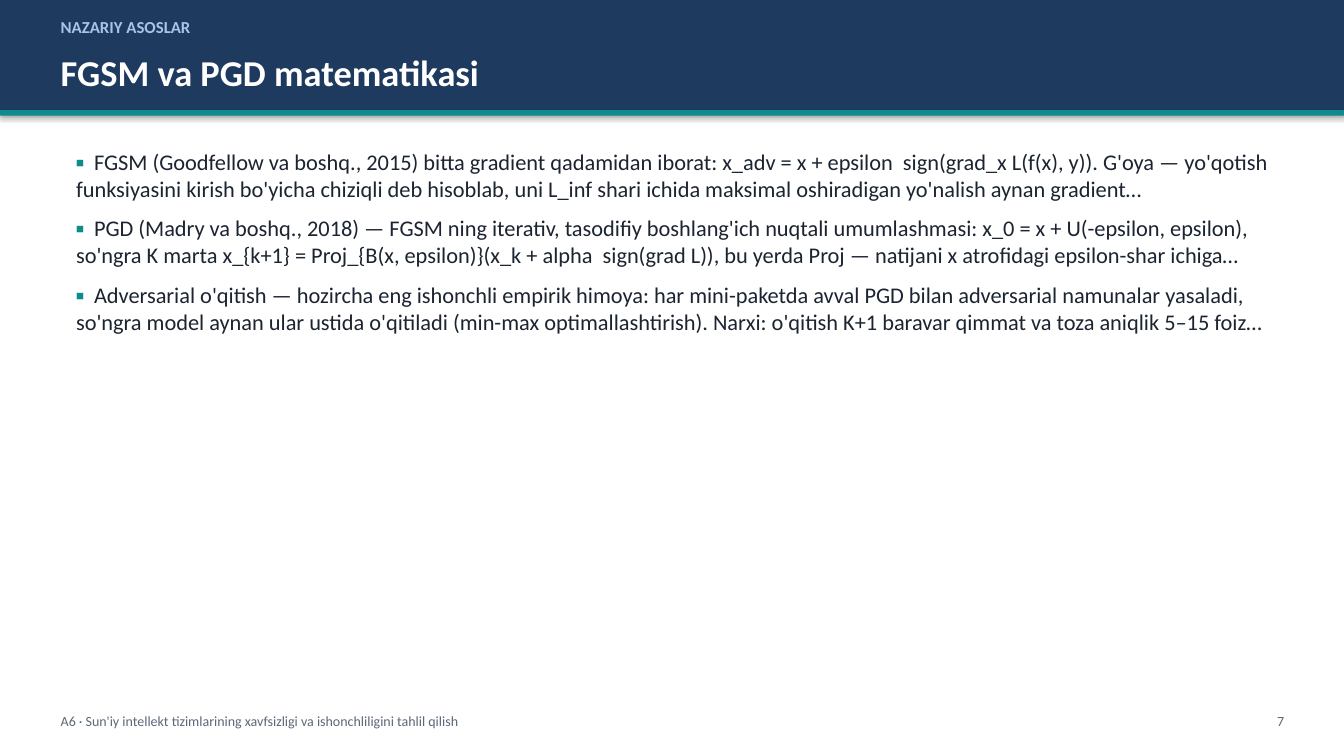
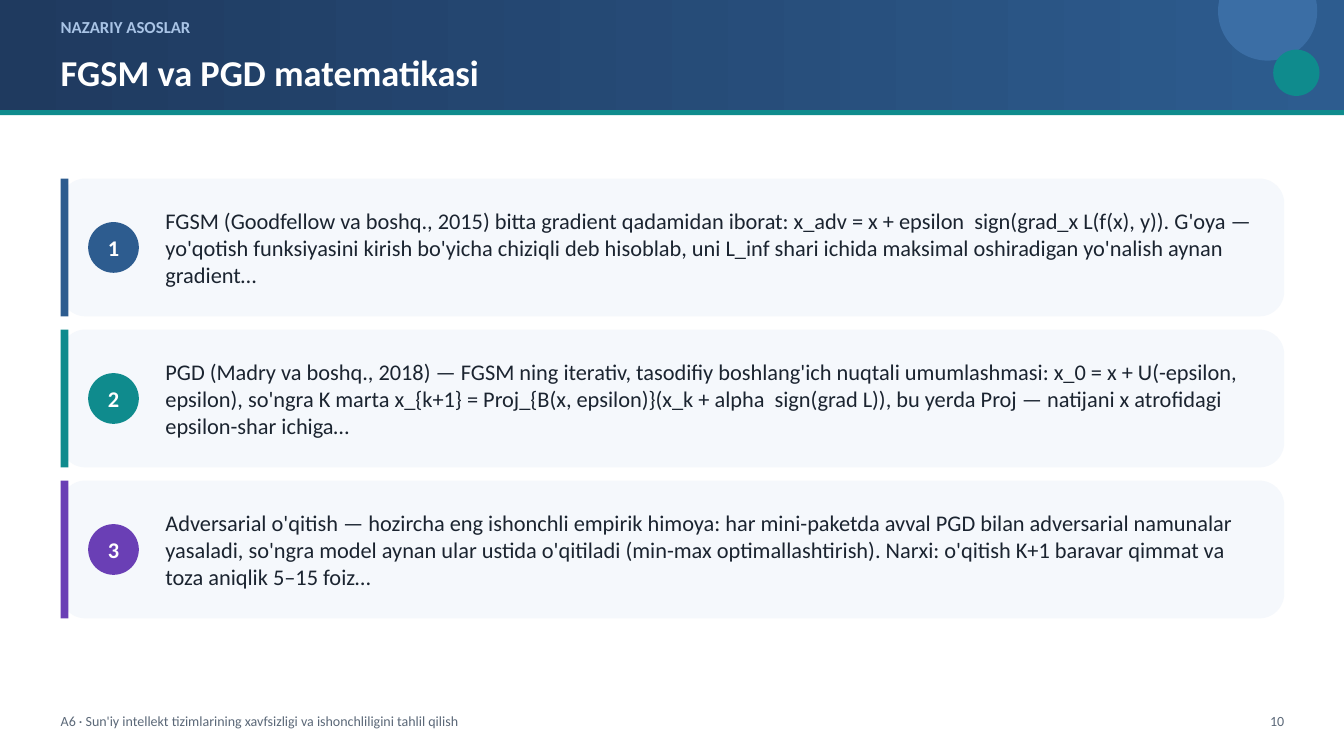
Before and after one commit to sayka7/ktm_labs, a slide deck: slide 10 of slaydlar/A6.pptx (slide 7 before the commit). Drawn at 1344x756 pixels with LibreOffice and Linux fonts; fonts in the diff are those of the drawing. Boxes give left, top, right and bottom in pixels: in the first picture for what was removed or moved away, otherwise in the second. Text is boxed around its words. In the diff, an @@ line names an element or a change of style, - is before the commit and + after.

```diff
--- a/slaydlar/A6.pptx
+++ b/slaydlar/A6.pptx
@@ rectangle at [0,0,1344,110]: fill #1F3A5F to gradient #1F3A5F to #2D5C8F; shadow off @@
@@ ellipse added at [1218,0,1317,60], fill #3B6EA5 @@
@@ ellipse added at [1273,49,1320,96], fill #0F8B8D @@
@@ rectangle at [0,110,1344,115]: shadow off @@
@@ rounded rectangle added at [60,178,1285,317], fill #F5F8FC @@
@@ rectangle added at [60,178,69,317], fill #2D5C8F @@
@@ ellipse added at [88,222,138,272], fill #2D5C8F, 16 pt, text #FFFFFF, bold @@
+1
@@ text added at [165,213,1225,287], 16 pt, text #1B2430 @@
+FGSM (Goodfellow va boshq., 2015) bitta gradient qadamidan iborat: x_adv = x + epsilon sign(grad_x L(f(x), y)). G'oya — yo'qotish funksiyasini kirish bo'yicha chiziqli deb hisoblab, uni L_inf shari ichida maksimal oshiradigan yo'nalish aynan gradient…
@@ rounded rectangle added at [60,330,1285,468], fill #F5F8FC @@
@@ rectangle added at [60,330,69,468], fill #0F8B8D @@
@@ text "PGD (Madry va boshq., 2018) ..." at [165,364,1237,438]: vertical alignment top to middle @@
@@ ellipse added at [88,373,138,423], fill #0F8B8D, 16 pt, text #FFFFFF, bold @@
+2
@@ text at [165,364,1237,438]: text changed @@
-▪ FGSM (Goodfellow va boshq., 2015) bitta gradient qadamidan iborat: x_adv = x + epsilon sign(grad_x L(f(x), y)). G'oya — yo'qotish funksiyasini kirish bo'yicha chiziqli deb hisoblab, uni L_inf shari ichida maksimal oshiradigan yo'nalish aynan gradient…
-▪ PGD (Madry va boshq., 2018) — FGSM ning iterativ, tasodifiy boshlang'ich nuqtali umumlashmasi: x_0 = x + U(-epsilon, epsilon), so'ngra K marta x_{k+1} = Proj_{B(x, epsilon)}(x_k + alpha sign(grad L)), bu yerda Proj — natijani x atrofidagi epsilon-shar ichiga…
-▪ Adversarial o'qitish — hozircha eng ishonchli empirik himoya: har mini-paketda avval PGD bilan adversarial namunalar yasaladi, so'ngra model aynan ular ustida o'qitiladi (min-max optimallashtirish). Narxi: o'qitish K+1 baravar qimmat va toza aniqlik 5–15 foiz…
+PGD (Madry va boshq., 2018) — FGSM ning iterativ, tasodifiy boshlang'ich nuqtali umumlashmasi: x_0 = x + U(-epsilon, epsilon), so'ngra K marta x_{k+1} = Proj_{B(x, epsilon)}(x_k + alpha sign(grad L)), bu yerda Proj — natijani x atrofidagi epsilon-shar ichiga…
@@ rounded rectangle added at [60,481,1285,619], fill #F5F8FC @@
@@ rectangle added at [60,481,69,619], fill #6A3FB5 @@
@@ ellipse added at [88,524,138,575], fill #6A3FB5, 16 pt, text #FFFFFF, bold @@
+3
@@ text added at [165,515,1232,589], 16 pt, text #1B2430 @@
+Adversarial o'qitish — hozircha eng ishonchli empirik himoya: har mini-paketda avval PGD bilan adversarial namunalar yasaladi, so'ngra model aynan ular ustida o'qitiladi (min-max optimallashtirish). Narxi: o'qitish K+1 baravar qimmat va toza aniqlik 5–15 foiz…
@@ text at [1270,717,1284,726]: text changed @@
-7
+10
```
Also in this commit, not shown: 49 other slides changed, 11 slides added, 21 other files.
